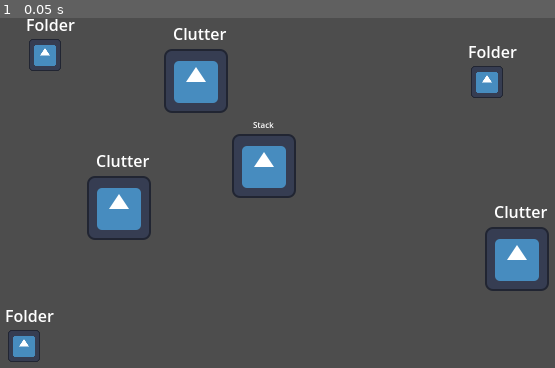
Above: before the commit, frame 1.
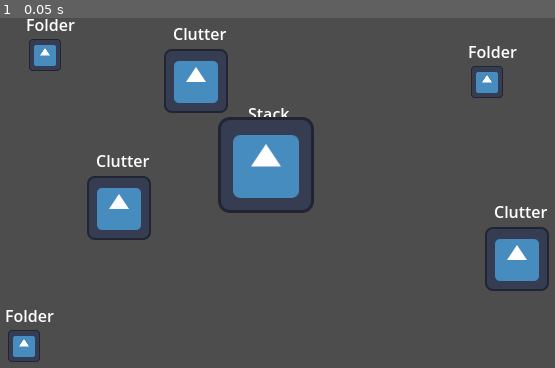
Above: after the commit, the same moment.

Repository: milk9111/godot-wild-jam-79
Game: Godot game, scene res://test_interact.tscn
Same seed, same stepped clock (60 frames per second), same inputs: the game is played once before the commit and once after it. This scene is started directly instead of the project's main scene. The engine's default icon, where the game draws it, is replaced by a stand-in: a white triangle on a blue panel in a dark square.
Inputs:
- Up to frame 1 (0.05 s): no input

The runs differ from the first frame. In frame 1, 2.1% of the frame differs, in the area x 39-57%, y 25-56%.

Commit message:
Clutter can't be pushed onto stack and block view

Diff:
--- a/clutter.tscn
+++ b/clutter.tscn
@@ -6,6 +6,7 @@
 size = Vector2(125, 122.5)
 
 [node name="Clutter" type="RigidBody2D"]
+collision_mask = 7
 gravity_scale = 0.0
 linear_damp = 50.0
 angular_damp = 50.0
--- a/stack.tscn
+++ b/stack.tscn
@@ -1,30 +1,41 @@
-[gd_scene load_steps=3 format=3 uid="uid://baa4t85c58ojf"]
+[gd_scene load_steps=4 format=3 uid="uid://baa4t85c58ojf"]
 
 [ext_resource type="Texture2D" uid="uid://c4own0dj6lvhc" path="res://icon.svg" id="1_hmspu"]
 
 [sub_resource type="RectangleShape2D" id="RectangleShape2D_vo3ts"]
 size = Vector2(121, 121.5)
 
+[sub_resource type="RectangleShape2D" id="RectangleShape2D_hmspu"]
+size = Vector2(97, 92)
+
 [node name="Stack" type="Area2D" groups=["Stack"]]
 y_sort_enabled = true
-scale = Vector2(0.5, 0.5)
 collision_layer = 2
-collision_mask = 2
+collision_mask = 3
 
 [node name="CollisionShape2D" type="CollisionShape2D" parent="."]
 position = Vector2(2, -1)
+scale = Vector2(0.75, 0.75)
 shape = SubResource("RectangleShape2D_vo3ts")
 
 [node name="Sprite2D" type="Sprite2D" parent="."]
 position = Vector2(4, -2)
+scale = Vector2(0.75, 0.75)
 texture = ExtResource("1_hmspu")
 
 [node name="Children" type="Marker2D" parent="."]
 
 [node name="Label" type="Label" parent="."]
-offset_left = -18.0
-offset_top = -96.0
-offset_right = 24.0
-offset_bottom = -47.0
+offset_left = -14.0
+offset_top = -65.0
+offset_right = 28.0
+offset_bottom = -16.0
 text = "Stack
 "
+
+[node name="BoundaryBody" type="StaticBody2D" parent="."]
+collision_layer = 4
+
+[node name="CollisionShape2D" type="CollisionShape2D" parent="BoundaryBody"]
+position = Vector2(2.5, -2)
+shape = SubResource("RectangleShape2D_hmspu")
